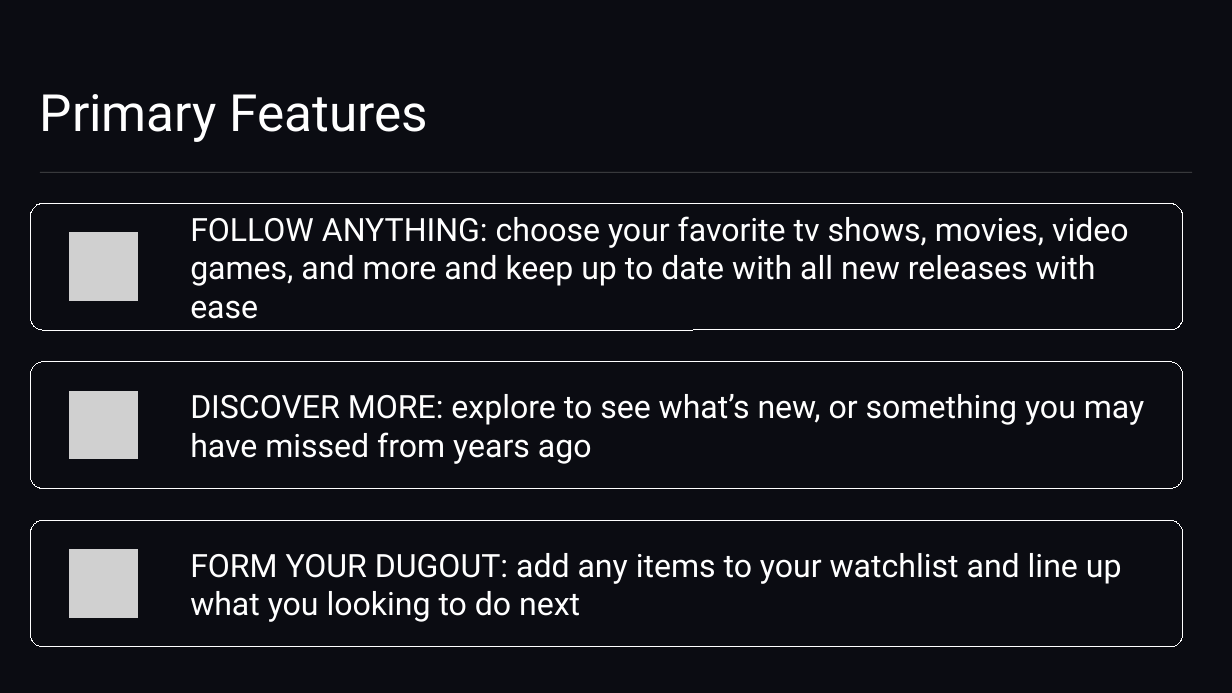
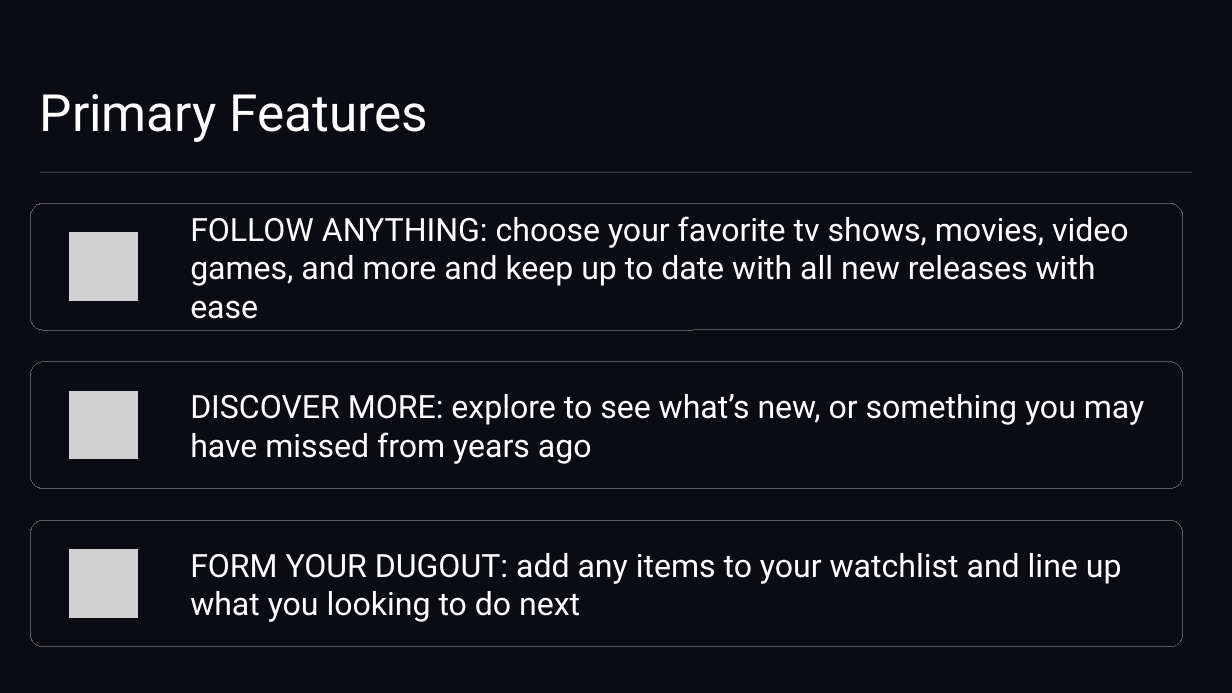
Before and after one commit to JDRailsback/media-tracker, a slide deck: slide 7 of docs/TRACKR Pitchdeck.pptx (slide 6 before the commit). Drawn at 1232x693 pixels with LibreOffice and Linux fonts; fonts in the diff are those of the drawing; grey boxes stand for pictures. Boxes give left, top, right and bottom in pixels: in the first picture for what was removed or moved away, otherwise in the second. Text is boxed around its words. In the diff, an @@ line names an element or a change of style, - is before the commit and + after.

```diff
--- a/docs/TRACKR Pitchdeck.pptx
+++ b/docs/TRACKR Pitchdeck.pptx
@@ outline #FFFFFF 0.75 pt to #595959 0.75 pt in 3 elements at [30, 203, 1183, 330], [30, 361, 1183, 488], [30, 520, 1183, 647] @@
```
Also in this commit, not shown: 2 other slides changed, 2 slides added, 1 other file.
